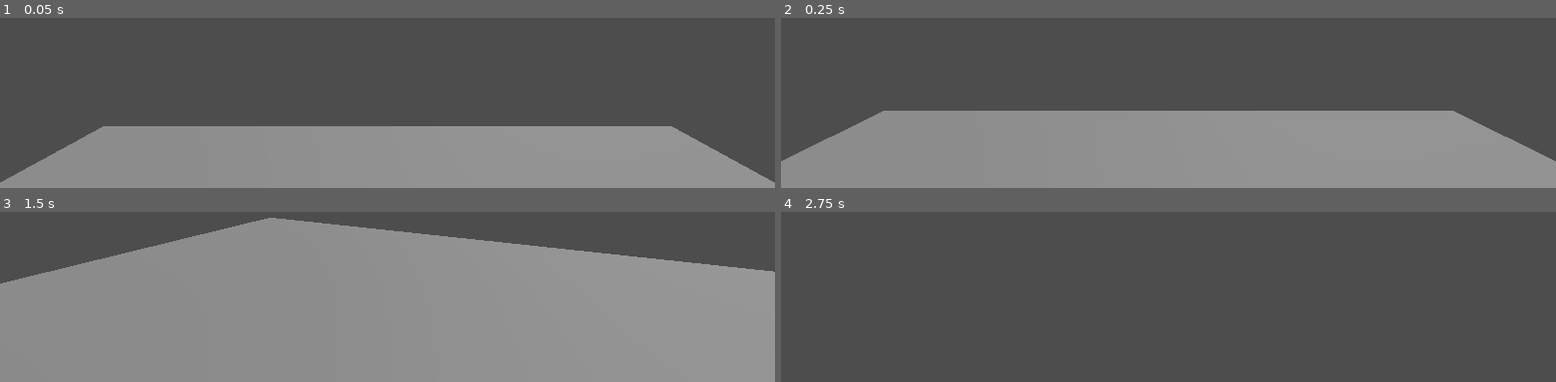
Above: before the commit, frames 1-4 (two rows, left to right).
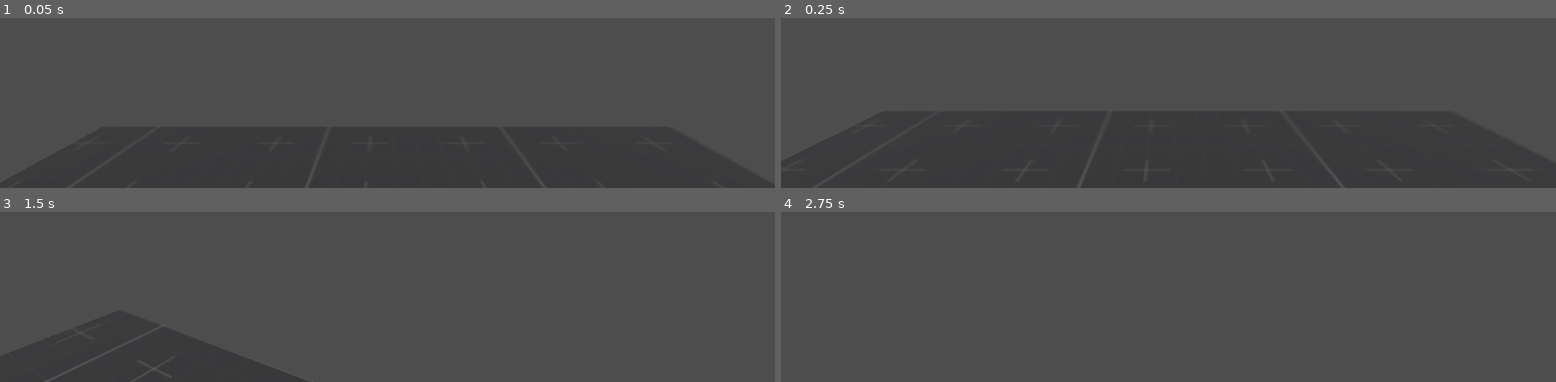
Above: after the commit, the same moments.

Repository: mdnrealdeal/magnetgame
Game: Godot game, scene res://Levels/TestLevel.tscn
The game is run twice, just before and just after one commit, with the same random seed, the same clock (stepped at 60 frames per second) and the same inputs.
Inputs (mouse positions are in pixels of both pictures, inside the frame that each line leads up to):
- Up to frame 1 (0.05 s): no input
- Up to frame 2 (0.25 s): no input
- Up to frame 3 (1.5 s): tap Enter (ui_accept) at 0.5, 0.6, 0.77, 1.07, 1.35 s; move the mouse to (outside the picture) at 0.52 s; hold W (move_forward) from 0.53 s (still down); move the mouse to (outside the picture) at 1.27 s
- Up to frame 4 (2.75 s): keep holding W (move_forward); tap Enter (ui_accept) at 1.52, 1.82, 2.1 s; move the mouse to (outside the picture) at 2.02 s

The runs differ from the first frame. In frame 1, 32% of the frame differs, in the area x 0-100%, y 63-100%; in frame 2, 41%; in frame 3, 80%, in the area x 0-100%, y 3-100%; in frame 4, nothing differs.

Commit message:
some stuff ??????????

Diff:
--- a/Levels/TestLevel.tscn
+++ b/Levels/TestLevel.tscn
@@ -1,11 +1,18 @@
-[gd_scene load_steps=4 format=3 uid="uid://dabswbbqrrsfi"]
+[gd_scene load_steps=6 format=3 uid="uid://dabswbbqrrsfi"]
 
 [ext_resource type="PackedScene" uid="uid://cfl2yhjs48gqh" path="res://Scenes/player.tscn" id="1_aigbd"]
+[ext_resource type="Texture2D" uid="uid://bkr824h5a68ye" path="res://Textures/prototype_textures/PNG/Dark/texture_06.png" id="1_avoru"]
 
 [sub_resource type="BoxShape3D" id="BoxShape3D_rr2ds"]
 size = Vector3(10, 0.5, 10)
 
+[sub_resource type="StandardMaterial3D" id="StandardMaterial3D_8lggb"]
+albedo_texture = ExtResource("1_avoru")
+uv1_scale = Vector3(10, 10, 10)
+uv1_offset = Vector3(0.66, 0, 0.23)
+
 [sub_resource type="BoxMesh" id="BoxMesh_4r8rm"]
+material = SubResource("StandardMaterial3D_8lggb")
 size = Vector3(10, 0.5, 10)
 
 [node name="Scene" type="Node3D"]
--- a/Scenes/player.tscn
+++ b/Scenes/player.tscn
@@ -15,6 +15,9 @@
 [node name="CharacterBody3D" type="CharacterBody3D" parent="."]
 script = ExtResource("1_05jbx")
 mouse_sensitivity = 0.4
+air_strafe_speed = 4.0
+double_jump_multiplier = 1.35
+accel = 6.0
 
 [node name="CollisionShape3D" type="CollisionShape3D" parent="CharacterBody3D"]
 shape = SubResource("CapsuleShape3D_s4mt5")
--- a/Scripts/PlayerController.gd
+++ b/Scripts/PlayerController.gd
@@ -6,8 +6,10 @@
 # Sensitivity for mouse movement. Can change in properties.
 @export var mouse_sensitivity: float = 1
 @export var base_speed: float = 5.0
+@export var air_strafe_speed: float = 0.5
 @export var sprint_speed: float = 8.0
 @export var jump_velocity: float = 4.0
+@export var double_jump_multiplier: float = 1.1
 @export var accel: float = 10.0
 
 var able_to_double_jump: bool = true
@@ -26,17 +28,21 @@
 	if not is_on_floor():
 		velocity.y -= gravity * delta
 
-	# Handle jump.
-	if Input.is_action_just_pressed("ui_accept") and is_on_floor():
-		velocity.y = jump_velocity
-		able_to_double_jump = true
-
-	if able_to_double_jump and !is_on_floor() and Input.is_action_just_pressed("ui_accept"):
-		velocity.y = jump_velocity
-		able_to_double_jump = false
-
+	jump_handler()
 	move_player_controller(delta)
 
+	"""
+	Debug code pls remove when finished joaquin
+	(I am literally writing everything)
+	((this will not be removed because this is actually really useful for diagnosing Vector2 problems))
+	aidan dont mind im just rambling to myself
+	"""
+	if Input.is_action_just_pressed("ui_left"):
+		nodeRefs["head_path"].rotation_degrees.y += 90
+	elif Input.is_action_just_pressed("ui_right"):
+		nodeRefs["head_path"].rotation_degrees.y -= 90
+	elif Input.is_action_just_pressed("ui_down"):
+		nodeRefs["head_path"].rotation_degrees.y = 0
 
 # Handle all input events (currently handles mouse movement pls fix)
 func _unhandled_input(event):
@@ -46,13 +52,28 @@
 
 func move_player_controller(delta: float):
 	var input_direction: Vector2 = Input.get_vector("move_left", "move_right", "move_forward", "move_backwards")
-	var camera_direction: Vector2 = input_direction.normalized().rotated(-nodeRefs["head_path"].rotation.y)
+	var head_direction: Vector2 = input_direction.normalized().rotated(-nodeRefs["head_path"].rotation.y)
+
 	if is_on_floor():
-		velocity.x = lerp(velocity.x, camera_direction.x * base_speed, accel * delta)
-		velocity.z = lerp(velocity.z, camera_direction.y * base_speed, accel * delta)
+		velocity.x = lerp(velocity.x, head_direction.x * base_speed, accel * delta)
+		velocity.z = lerp(velocity.z, head_direction.y * base_speed, accel * delta)
+	else:
+		velocity.z = lerp(velocity.z, head_direction.y * air_strafe_speed, accel * delta)
+		#clamp(lerp(), 0, abs(lerp())
+		pass
+	print("Velocity X is " + str(velocity.x), "\nVelocity Z is " + str(velocity.z) + "\n")
+	print(head_direction)
 	move_and_slide()
 	pass
 
 func mouselook_player_controller(event: InputEventMouseMotion) -> void:
 	nodeRefs["head_path"].rotation_degrees.x += (-event.relative.y * mouse_sensitivity)
 	nodeRefs["head_path"].rotation_degrees.y += (-event.relative.x * mouse_sensitivity)
+
+func jump_handler()-> void:
+	if Input.is_action_just_pressed("ui_accept") and is_on_floor():
+		velocity.y = jump_velocity
+		able_to_double_jump = true
+	if able_to_double_jump and Input.is_action_just_pressed("ui_accept") and !is_on_floor():
+		velocity.y = jump_velocity * double_jump_multiplier
+		able_to_double_jump = false
--- a/project.godot
+++ b/project.godot
@@ -15,6 +15,10 @@
 run/main_scene="res://Levels/TestLevel.tscn"
 config/features=PackedStringArray("4.2", "Forward Plus")
 config/icon="res://icon.svg"
+
+[display]
+
+window/vsync/vsync_mode=2
 
 [editor_plugins]
 
Not shown: 1 places in Scenes/player.tscn that only renumber resources
Binary file added: Textures/prototype_textures/PNG/Dark/texture_01.png
Not shown, added: Textures/prototype_textures/PNG/Dark/texture_01.png.import
Binary file added: Textures/prototype_textures/PNG/Dark/texture_02.png
Not shown, added: Textures/prototype_textures/PNG/Dark/texture_02.png.import
Binary file added: Textures/prototype_textures/PNG/Dark/texture_03.png
Not shown, added: Textures/prototype_textures/PNG/Dark/texture_03.png.import
Binary file added: Textures/prototype_textures/PNG/Dark/texture_04.png
Not shown, added: Textures/prototype_textures/PNG/Dark/texture_04.png.import
Binary file added: Textures/prototype_textures/PNG/Dark/texture_05.png
Not shown, added: Textures/prototype_textures/PNG/Dark/texture_05.png.import
Binary file added: Textures/prototype_textures/PNG/Dark/texture_06.png
(and 145 more such lines)
